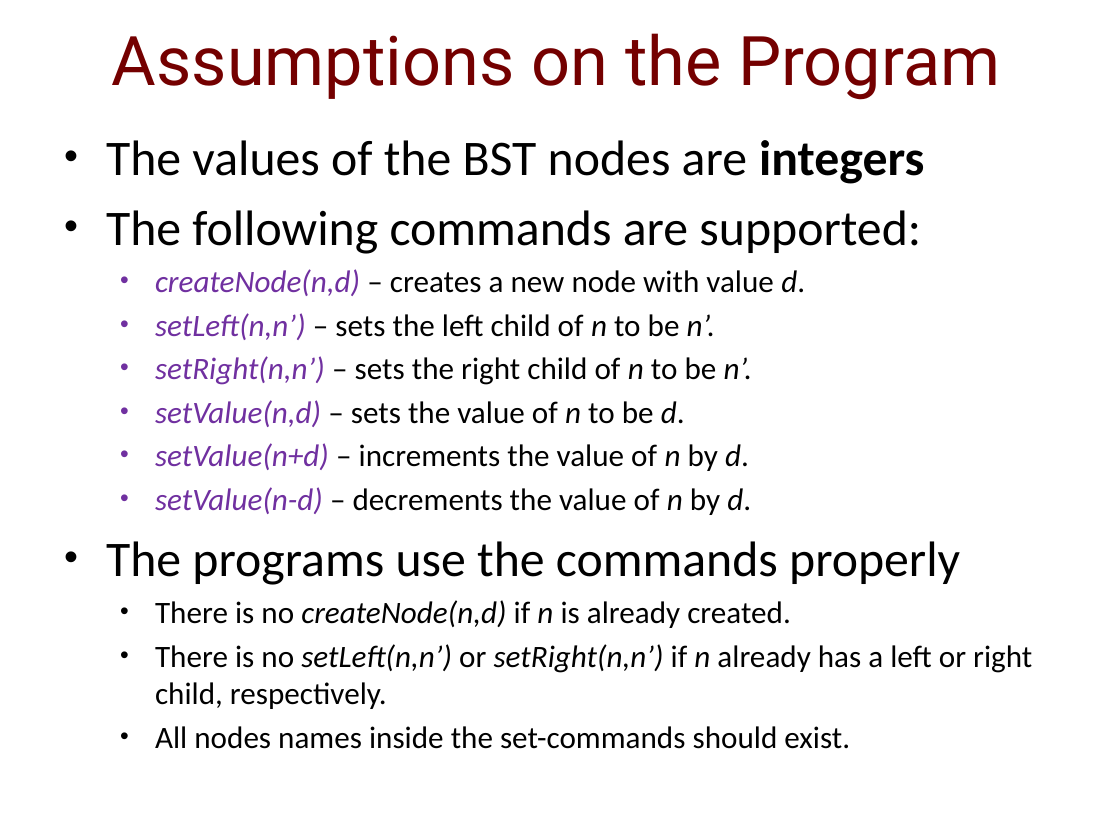
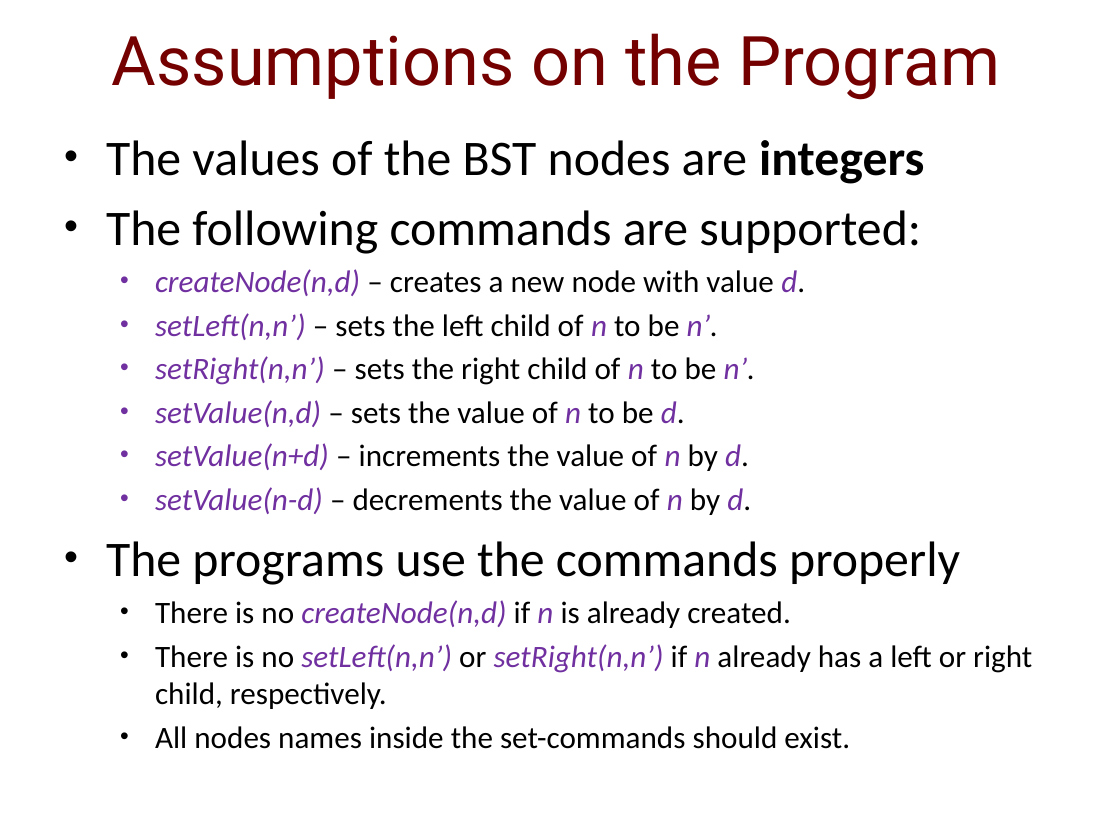
Before and after one commit to IdoBegun/PAAV_Project, a slide deck: slide 7 of Project Presentation.pptx. Drawn at 1120x840 pixels with LibreOffice and Linux fonts; fonts in the diff are those of the drawing; background and template pictures are left out. Boxes give left, top, right and bottom in pixels: in the first picture for what was removed or moved away, otherwise in the second. Text is boxed around its words. In the diff, an @@ line names an element or a change of style, - is before the commit and + after.

```diff
--- a/Project Presentation.pptx
+++ b/Project Presentation.pptx
@@ text at [155,269,1032,709]: text colour #000000 to #7030A0 in "d.", "n n’.", "n n’.", "n d." and 4 more places @@
```
Also in this commit, not shown: 4 other slides changed, 7 slides added.
